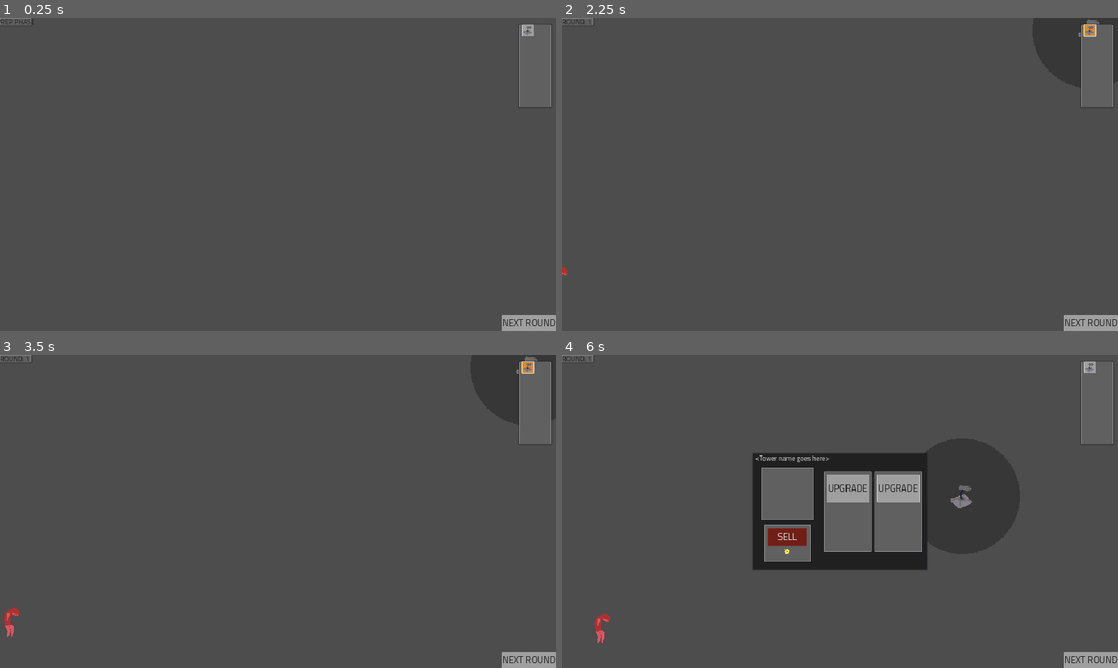
Above: before the commit, frames 1-4 (two rows, left to right).
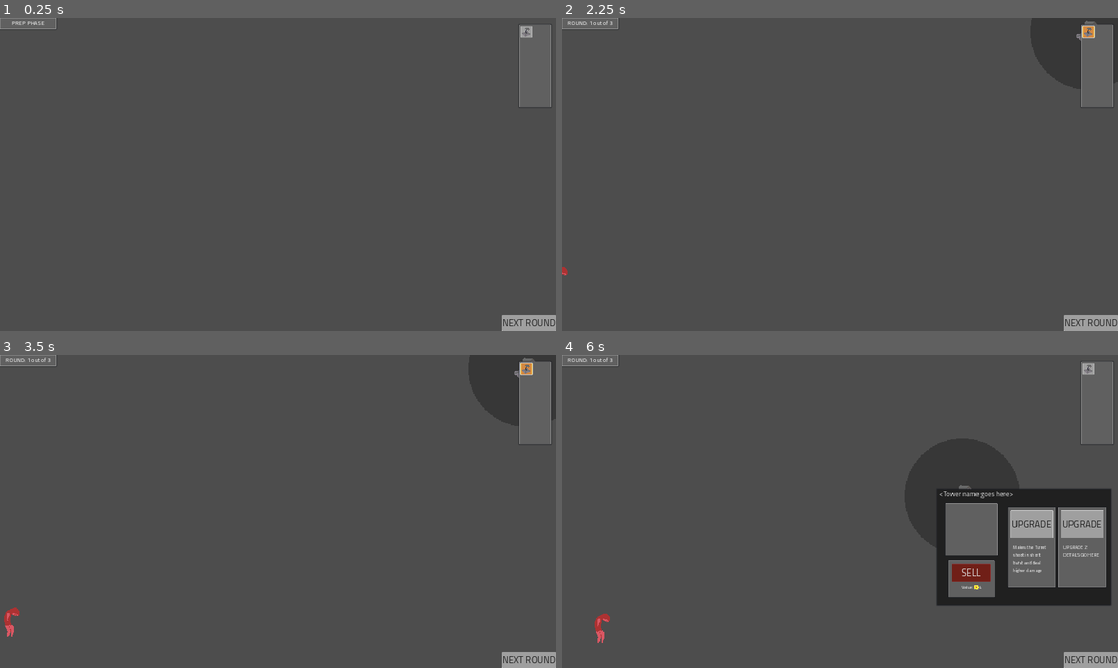
Above: after the commit, the same moments.

Repository: MindVisceral/BoneTD
Game: Godot game, scene res://Levels/Level1/Level1.tscn
The game is run twice, just before and just after one commit, with the same random seed, the same clock (stepped at 60 frames per second) and the same inputs. This scene is started directly instead of the project's main scene. The engine's default icon, where the game draws it, is replaced by a stand-in: a white triangle on a blue panel in a dark square.
Inputs (mouse positions are in pixels of both pictures, inside the frame that each line leads up to):
- Up to frame 1 (0.25 s): no input
- Up to frame 2 (2.25 s): click "NEXT ROUND" at 0.5 s; click "NEXT ROUND" at 1.25 s; click (1090, 30) at 2 s
- Up to frame 3 (3.5 s): click (528, 367) at 2.75 s
- Up to frame 4 (6 s): click (1090, 367) at 3.5 s; click "NEXT ROUND" at 4.25 s; tap Enter at 5 s; move the mouse to (962, 495) at 5.02 s; click (962, 495) at 5.1 s; click (962, 495) at 5.75 s

The runs differ from the first frame. In frame 1, 0.2% of the frame differs, in the area x 0-96%, y 0-7%; in frame 2, 0.2%; in frame 3, 0.2%; in frame 4, 14%, in the area x 0-99%, y 0-80%.

Commit message:
Updated UI, added temp upgrade descriptions

Diff:
--- a/Entities/Towers/BaseTower/BaseTower.gd
+++ b/Entities/Towers/BaseTower/BaseTower.gd
@@ -63,8 +63,16 @@
 ## When this Tower is upgraded, it will be replaced by this "upgrade_1" Tower
 @export var upgrade_1: PackedScene
 
+## This String with a large TextEdit widget contains information about this Tower Upgrade 1.
+## Information written in this text field will be displayed on the shared SelectedTower Menu.
+@export_multiline var upgrade_1_details: String = "UPGRADE 1 DETAILS GO HERE"
+
 ## When this Tower is upgraded, it will be replaced by this "upgrade_2" Tower
 @export var upgrade_2: PackedScene
+
+## This String with a large TextEdit widget contains information about this Tower Upgrade 1.
+## Information written in this text field will be displayed on the shared SelectedTower Menu.
+@export_multiline var upgrade_2_details: String = "UPGRADE 2 DETAILS GO HERE"
 
 
 ###-------------------------------------------------------------------------###
--- a/Entities/Towers/GunTurret/GunTurret.tscn
+++ b/Entities/Towers/GunTurret/GunTurret.tscn
@@ -12,6 +12,7 @@
 
 [node name="GunTurret" instance=ExtResource("1_5b2p6")]
 upgrade_1 = ExtResource("2_v6uwq")
+upgrade_1_details = "Makes the Turret shoot in short burst and deal higher damage"
 
 [node name="TowerRangeVisuals" parent="." index="0"]
 scale = Vector2(0.781875, 0.781875)
--- a/Levels/Level1/Level1.tscn
+++ b/Levels/Level1/Level1.tscn
@@ -79,11 +79,11 @@
 
 [node name="InfoPanel" type="Panel" parent="GUI/TemporaryGUI"]
 layout_mode = 1
-offset_right = 108.0
-offset_bottom = 25.0
+offset_right = 194.0
+offset_bottom = 38.0
 mouse_filter = 2
 
-[node name="RoundTracker" type="Label" parent="GUI/TemporaryGUI/InfoPanel"]
+[node name="RoundTracker" type="RichTextLabel" parent="GUI/TemporaryGUI/InfoPanel"]
 unique_name_in_owner = true
 layout_mode = 1
 anchors_preset = 15
@@ -91,20 +91,26 @@
 anchor_bottom = 1.0
 grow_horizontal = 2
 grow_vertical = 2
-text = "PREP PHASE"
+mouse_filter = 2
+theme_override_font_sizes/normal_font_size = 20
+bbcode_enabled = true
+text = "[center]PREP PHASE"
+fit_content = true
+shortcut_keys_enabled = false
 
 [node name="TowerPlacementUI" type="Panel" parent="GUI/TemporaryGUI"]
 auto_translate_mode = 2
 custom_minimum_size = Vector2(100, 200)
 layout_mode = 1
-anchors_preset = 11
-anchor_left = 1.0
-anchor_right = 1.0
-anchor_bottom = 1.0
-offset_left = -127.0
-offset_top = 23.0
-offset_right = -17.0
-offset_bottom = -772.0
+anchors_preset = -1
+anchor_left = 0.934
+anchor_top = 0.021
+anchor_right = 0.991
+anchor_bottom = 0.285
+offset_left = -0.280029
+offset_top = 0.319998
+offset_right = 0.279907
+offset_bottom = 0.199982
 grow_horizontal = 0
 grow_vertical = 2
 localize_numeral_system = false
@@ -112,11 +118,15 @@
 [node name="VFlowContainer" type="HFlowContainer" parent="GUI/TemporaryGUI/TowerPlacementUI"]
 custom_minimum_size = Vector2(100, 150)
 layout_mode = 1
-anchors_preset = 1
-anchor_left = 1.0
-anchor_right = 1.0
-offset_left = -100.0
-offset_bottom = 150.0
+anchors_preset = -1
+anchor_left = 0.045
+anchor_top = 0.018
+anchor_right = 0.955
+anchor_bottom = 0.982
+offset_left = 0.0499997
+offset_top = -0.13
+offset_right = -0.0500031
+offset_bottom = 0.129974
 grow_horizontal = 0
 mouse_filter = 2
 
@@ -146,10 +156,10 @@
 [node name="SelectedTowerDraggableMenu" parent="GUI/TemporaryGUI" instance=ExtResource("8_gw4ds")]
 custom_minimum_size = Vector2(600, 400)
 layout_mode = 1
-offset_left = 660.0
-offset_top = 340.0
-offset_right = 1160.16
-offset_bottom = 639.56
+offset_left = 1295.0
+offset_top = 463.0
+offset_right = 1795.16
+offset_bottom = 762.56
 pivot_offset = Vector2(300, 200)
 
 [node name="BackgroundPanel" parent="GUI/TemporaryGUI/SelectedTowerDraggableMenu" index="0"]
@@ -199,6 +209,7 @@
 text = "SELL"
 
 [node name="MoneyLabel" type="RichTextLabel" parent="GUI/TemporaryGUI/SelectedTowerDraggableMenu/SellPanelContainer/SellBackgroundPanel"]
+unique_name_in_owner = true
 layout_mode = 1
 anchors_preset = -1
 anchor_left = 0.069
@@ -212,7 +223,7 @@
 localize_numeral_system = false
 theme_type_variation = &"LightLabel"
 bbcode_enabled = true
-text = "[center][img]res://placeholder_2.png[/img] "
+text = "[center]Value: [img]res://placeholder_2.png[/img] "
 
 [node name="Upgrade1PanelContainer" type="PanelContainer" parent="GUI/TemporaryGUI/SelectedTowerDraggableMenu"]
 layout_mode = 1
@@ -241,6 +252,21 @@
 offset_bottom = 0.11499
 text = "UPGRADE"
 
+[node name="Upgrade1DetailsLabel" type="RichTextLabel" parent="GUI/TemporaryGUI/SelectedTowerDraggableMenu/Upgrade1PanelContainer/Upgrade1BackgroundPanel"]
+unique_name_in_owner = true
+layout_mode = 1
+anchors_preset = -1
+anchor_left = 0.104
+anchor_top = 0.452
+anchor_right = 0.907
+anchor_bottom = 0.954
+offset_left = -0.0801277
+offset_top = -0.104568
+offset_right = 0.0415649
+offset_bottom = -0.0481262
+bbcode_enabled = true
+text = "[center] This upgrade does X"
+
 [node name="Upgrade2PanelContainer" type="PanelContainer" parent="GUI/TemporaryGUI/SelectedTowerDraggableMenu"]
 layout_mode = 1
 anchors_preset = -1
@@ -268,6 +294,21 @@
 offset_bottom = 0.11499
 text = "UPGRADE"
 
+[node name="Upgrade2DetailsLabel" type="RichTextLabel" parent="GUI/TemporaryGUI/SelectedTowerDraggableMenu/Upgrade2PanelContainer/Upgrade2BackgroundPanel"]
+unique_name_in_owner = true
+layout_mode = 1
+anchors_preset = -1
+anchor_left = 0.104
+anchor_top = 0.452
+anchor_right = 0.907
+anchor_bottom = 0.954
+offset_left = -0.0801277
+offset_top = -0.104568
+offset_right = 0.0415649
+offset_bottom = -0.0481262
+bbcode_enabled = true
+text = "[center] This upgrade does Y"
+
 [connection signal="pressed" from="GUI/TemporaryGUI/SelectedTowerDraggableMenu/SellPanelContainer/SellBackgroundPanel/SellButton" to="TowerHandler" method="_on_sell_pressed"]
 [connection signal="pressed" from="GUI/TemporaryGUI/SelectedTowerDraggableMenu/Upgrade1PanelContainer/Upgrade1BackgroundPanel/Upgrade1Button" to="TowerHandler" method="_on_upgrade1_pressed"]
 [connection signal="pressed" from="GUI/TemporaryGUI/SelectedTowerDraggableMenu/Upgrade2PanelContainer/Upgrade2BackgroundPanel/Upgrade2Button" to="TowerHandler" method="_on_upgrade2_pressed"]
--- a/Levels/RoundHandler.gd
+++ b/Levels/RoundHandler.gd
@@ -85,4 +85,5 @@
 ## Update the UI element that shows which Round the level is on.
 func update_round_tracker() -> void:
 	if current_round > 0:
-		%RoundTracker.text = "ROUND: " + str(current_round)
+		%RoundTracker.text = "[center]" + "ROUND: " + str(current_round) + \
+			" out of " + str(rounds.size())
--- a/Levels/TowerHandler.gd
+++ b/Levels/TowerHandler.gd
@@ -44,10 +44,10 @@
 ###-------------------------------------------------------------------------###
 
 func _ready() -> void:
-	## Disable the SelectedTowerMenu until a Tower is selected.
-	disable_SelectedTowerMenu()
-	## Selecting a Tower will call this update_tower_selection() function
-	self.new_tower_selected.connect(update_tower_selection)
+	## A Tower is not selected by default, so this will disable SelectedTowerMenu.
+	toggle_tower_selection()
+	## Selecting a Tower will call this toggle_tower_selection() function
+	self.new_tower_selected.connect(toggle_tower_selection)
 
 
 
@@ -115,23 +115,38 @@
 
 ## The SelectedTowerMenu depends on the new_tower_selected signal,
 ## which is connected to this function.
-func update_tower_selection() -> void:
+## Just toggles
+func toggle_tower_selection() -> void:
 	## Check whether SelectedTowerMenu should be enabled or not.
+	#
+	## If no Tower is selected, take SelectedTowerMenu off the screen.
 	if selected_tower_ref == null:
-		disable_SelectedTowerMenu()
+		selected_tower_menu.visible = false
+
+
+	## A Tower is selected, so make SelectedTowerMenu visible
+	## and update its information on the currently selected Tower
 	else:
-		enable_SelectedTowerMenu()
+		selected_tower_menu.visible = true
 
-func enable_SelectedTowerMenu() -> void:
-	selected_tower_menu.visible = true
-
-func disable_SelectedTowerMenu() -> void:
-	selected_tower_menu.visible = false
+		update_tower_selection()
 
 
 
-#func update_sell_amount() -> void:
-	#selected_tower_ref.update_tower_cost
-	#$"../GUI/TemporaryGUI/SelectedTowerDraggableMenu/SellPanelContainer/SellBackgroundPanel
-	#/MoneyLabel".text = \
-		#"[center][img]res://placeholder_2.png[/img] " + str(selected_tower_ref.sell_value)
+## Updates all Tower-specific information available in SelectedTowerMenu.
+## This includes: Tower's cost, its upgrades, viewport showing the Tower.
+func update_tower_selection() -> void:
+
+	## NOTE: HERE: This is almost certainly temporary;
+	## the UI is not yet finalized and the code is messy
+
+
+	## Update the label which shows currently selected Tower's sell value
+	%MoneyLabel.text = "[center]Value: [img]res://placeholder_2.png[/img]" + \
+		str(selected_tower_ref.sell_value)
+
+
+	## Update the description of Upgrade 1 and 2 - what do they do?
+	## This information is found in HERE: where?
+	%Upgrade1DetailsLabel.text = selected_tower_ref.upgrade_1_details
+	%Upgrade2DetailsLabel.text = selected_tower_ref.upgrade_2_details
Not shown, changed: GameOverlayRenderer.log
